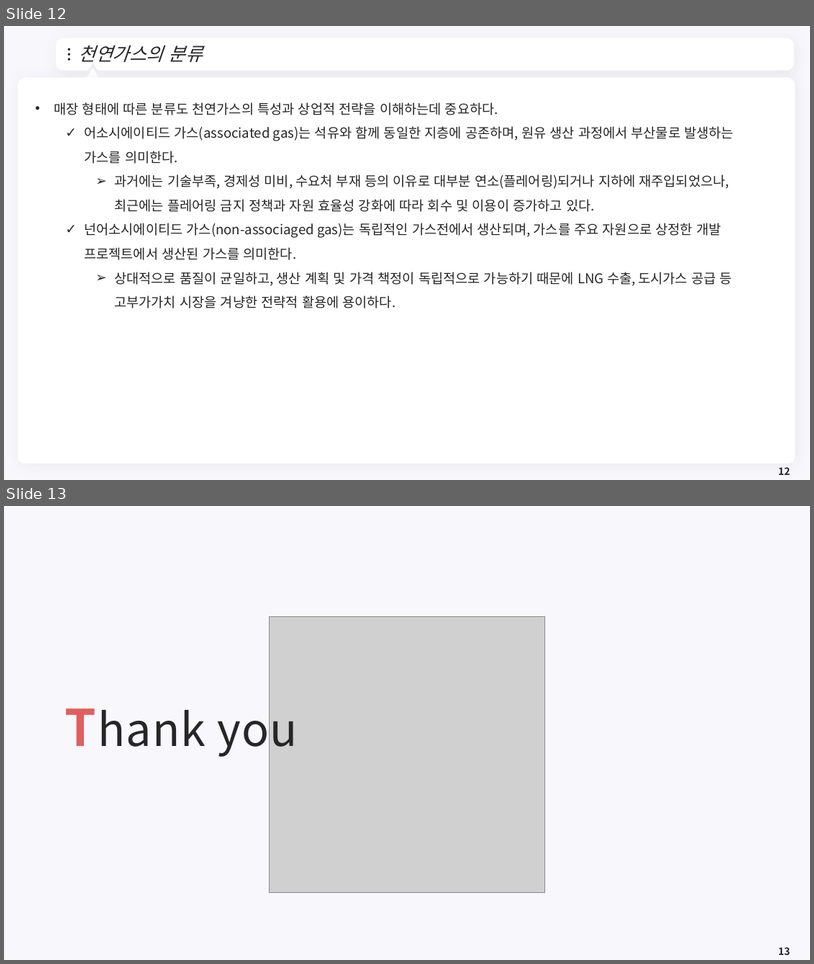
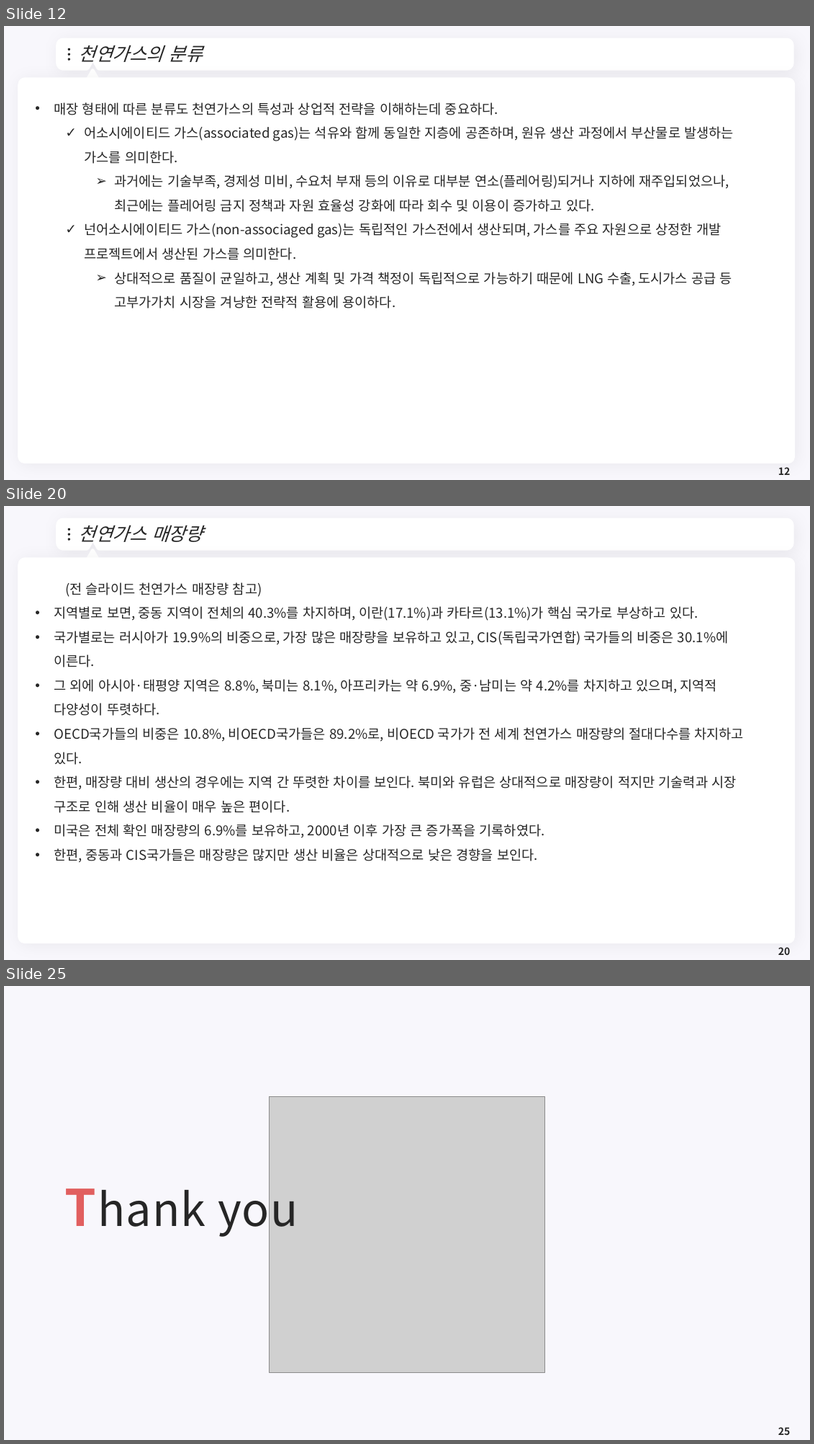
Before and after one commit to meandthey/Teaching, a slide deck: 에너지경제학/자원에너지경제학_Chapter_3 (가스).pptx. Shown one above the other, each under a label of ours: slides 12 and 13 before the commit, slides 12, 20 and 25 after it; the slides between them are not shown. The pictures are 814x964 and 814x1444 pixels, drawn with LibreOffice and Linux fonts; fonts in the diff are those of the drawing; grey boxes stand for pictures; background and template pictures are left out. Boxes give left, top, right and bottom in pixels: in the first picture for what was removed or moved away, otherwise in the second. Text is boxed around its words. In the diff, an @@ line names an element or a change of style, - is before the commit and + after.

```diff
--- a/에너지경제학/자원에너지경제학_Chapter_3 (가스).pptx
+++ b/에너지경제학/자원에너지경제학_Chapter_3 (가스).pptx
@@ slide 20 added at <box>4,506,810,960</box>, background #F8F7FC; not listed: 7 template elements that a slide beside it also shows @@
@@ title added at <box>79,525,203,542</box>, 22 pt, text #262626, italic @@
+천연가스 매장량
@@ text added at <box>54,582,745,862</box>, 16 pt, text #262626 @@
+  (전 슬라이드 천연가스 매장량 참고)
+• 지역별로 보면, 중동 지역이 전체의 40.3%를 차지하며, 이란(17.1%)과 카타르(13.1%)가 핵심 국가로 부상하고 있다.
+• 국가별로는 러시아가 19.9%의 비중으로, 가장 많은 매장량을 보유하고 있고, CIS(독립국가연합) 국가들의 비중은 30.1%에 이른다.
+• 그 외에 아시아·태평양 지역은 8.8%, 북미는 8.1%, 아프리카는 약 6.9%, 중·남미는 약 4.2%를 차지하고 있으며, 지역적 다양성이 뚜렷하다.
+• OECD국가들의 비중은 10.8%, 비OECD국가들은 89.2%로, 비OECD 국가가 전 세계 천연가스 매장량의 절대다수를 차지하고 있다.
+• 한편, 매장량 대비 생산의 경우에는 지역 간 뚜렷한 차이를 보인다. 북미와 유럽은 상대적으로 매장량이 적지만 기술력과 시장 구조로 인해 생산 비율이 매우 높은 편이다.
+• 미국은 전체 확인 매장량의 6.9%를 보유하고, 2000년 이후 가장 큰 증가폭을 기록하였다.
+• 한편, 중동과 CIS국가들은 매장량은 많지만 생산 비율은 상대적으로 낮은 경향을 보인다.
@@ page number added at <box>779,947,790,955</box>, 12 pt, text #262626, bold @@
+20
@@ what was slide 13 is now slide 25 @@
@@ page number at <box>779,1427,790,1435</box>: text changed @@
-13
+25
```
Also in this commit, not shown: 11 other slides added.
